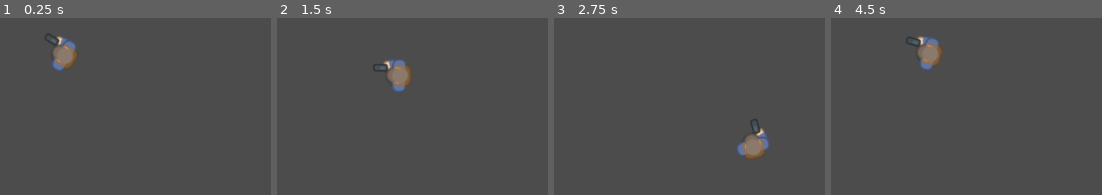
Above: before the commit, frames 1-4 (left to right).
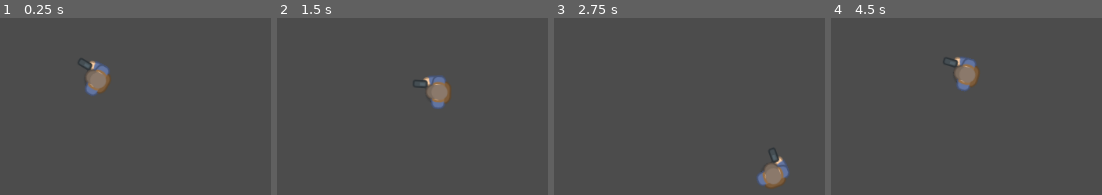
Above: after the commit, the same moments.

Repository: danielxf007/Top_Down_Shooter_Example_2
Game: Godot game, scene res://Main.tscn
Two runs of this game, one before a commit and one after it. Both use one fixed random seed, a clock stepped at 60 frames per second and the inputs below.
Inputs (mouse positions are in pixels of both pictures, inside the frame that each line leads up to):
- Up to frame 1 (0.25 s): no input
- Up to frame 2 (1.5 s): tap Enter at 0.5 s; move the mouse to (515, 21) at 0.52 s; hold D (right) 0.53-1.28 s; move the mouse to (outside the picture) at 1.27 s; hold S (down) from 1.28 s (still down)
- Up to frame 3 (2.75 s): move the mouse to (outside the picture) at 2.02 s; release S (down) at 2.03 s; hold D (right) from 2.03 s (still down)
- Up to frame 4 (4.5 s): move the mouse to (852, 138) at 2.77 s; release D (right) at 2.78 s; hold W (up) 2.78-3.53 s; move the mouse to (outside the picture) at 3.52 s; hold A (left) from 3.53 s (still down); move the mouse to (outside the picture) at 4.27 s

The runs differ from the first frame. In frame 1, 2.8% of the frame differs, in the area x 16-41%, y 9-45%; in frame 2, 2.8%; in frame 3, 2.8%; in frame 4, 2.8%.

Commit message:
committ

Diff:
--- a/player/Player.tscn
+++ b/player/Player.tscn
@@ -1,12 +1,12 @@
 [gd_scene load_steps=19 format=2]
 
 [ext_resource path="res://player/player.gd" type="Script" id=1]
-[ext_resource path="res://art/Survivor 1/survivor1_hold.png" type="Texture" id=2]
+[ext_resource path="res://art/Survivor 1/survivor1_silencer.png" type="Texture" id=2]
 [ext_resource path="res://player/body_movement/state_machine/player_body_state_machine.gd" type="Script" id=3]
 [ext_resource path="res://player/body_movement/states/motion/on_ground/idle.gd" type="Script" id=4]
 [ext_resource path="res://player/body_movement/states/motion/on_ground/move.gd" type="Script" id=5]
 [ext_resource path="res://art/Survivor 1/survivor1_gun.png" type="Texture" id=6]
-[ext_resource path="res://art/Survivor 1/survivor1_silencer.png" type="Texture" id=7]
+[ext_resource path="res://art/Survivor 1/survivor1_hold.png" type="Texture" id=7]
 [ext_resource path="res://art/Survivor 1/survivor1_stand.png" type="Texture" id=8]
 [ext_resource path="res://art/Survivor 1/survivor1_reload.png" type="Texture" id=9]
 [ext_resource path="res://art/Survivor 1/survivor1_machine.png" type="Texture" id=10]
@@ -51,26 +51,26 @@
 "times": PoolRealArray( 0 ),
 "transitions": PoolRealArray( 1 ),
 "update": 1,
+"values": [ ExtResource( 2 ) ]
+}
+
+[sub_resource type="Animation" id=6]
+
+resource_name = "hold"
+length = 0.01
+loop = false
+step = 0.1
+tracks/0/type = "value"
+tracks/0/path = NodePath("BodyPivot/Body:texture")
+tracks/0/interp = 1
+tracks/0/loop_wrap = true
+tracks/0/imported = false
+tracks/0/enabled = true
+tracks/0/keys = {
+"times": PoolRealArray( 0 ),
+"transitions": PoolRealArray( 1 ),
+"update": 1,
 "values": [ ExtResource( 7 ) ]
-}
-
-[sub_resource type="Animation" id=6]
-
-resource_name = "hold"
-length = 0.01
-loop = false
-step = 0.1
-tracks/0/type = "value"
-tracks/0/path = NodePath("BodyPivot/Body:texture")
-tracks/0/interp = 1
-tracks/0/loop_wrap = true
-tracks/0/imported = false
-tracks/0/enabled = true
-tracks/0/keys = {
-"times": PoolRealArray( 0 ),
-"transitions": PoolRealArray( 1 ),
-"update": 1,
-"values": [ ExtResource( 2 ) ]
 }
 
 [sub_resource type="Animation" id=2]
@@ -162,16 +162,22 @@
 
 [node name="BodyPivot" type="Position2D" parent="." index="0"]
 
+position = Vector2( 25.5699, 9.87928 )
+
 [node name="Body" type="Sprite" parent="BodyPivot" index="0"]
 
+position = Vector2( -25.5699, -9.87928 )
 texture = ExtResource( 2 )
-_sections_unfolded = [ "Animation" ]
+_sections_unfolded = [ "Animation", "Transform" ]
 
 [node name="CameraPivot" type="Position2D" parent="." index="1"]
 
+_sections_unfolded = [ "Transform" ]
+
 [node name="CollisionShape2D" type="CollisionShape2D" parent="." index="2"]
 
 shape = SubResource( 1 )
+_sections_unfolded = [ "Transform" ]
 
 [node name="BodyStateMachine" type="Node" parent="." index="3"]
 
